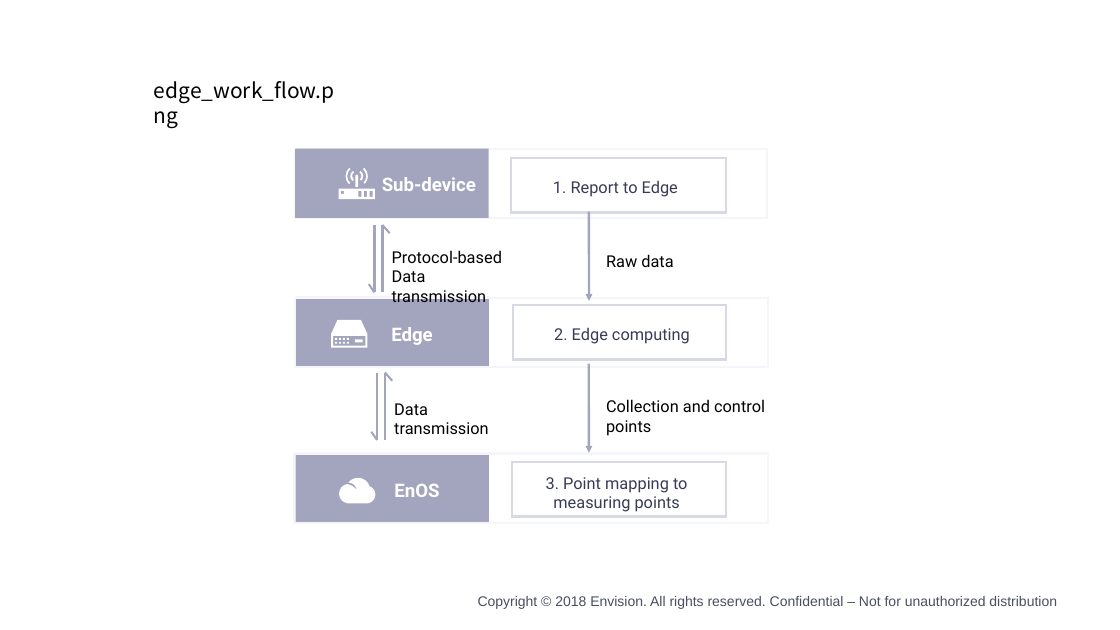
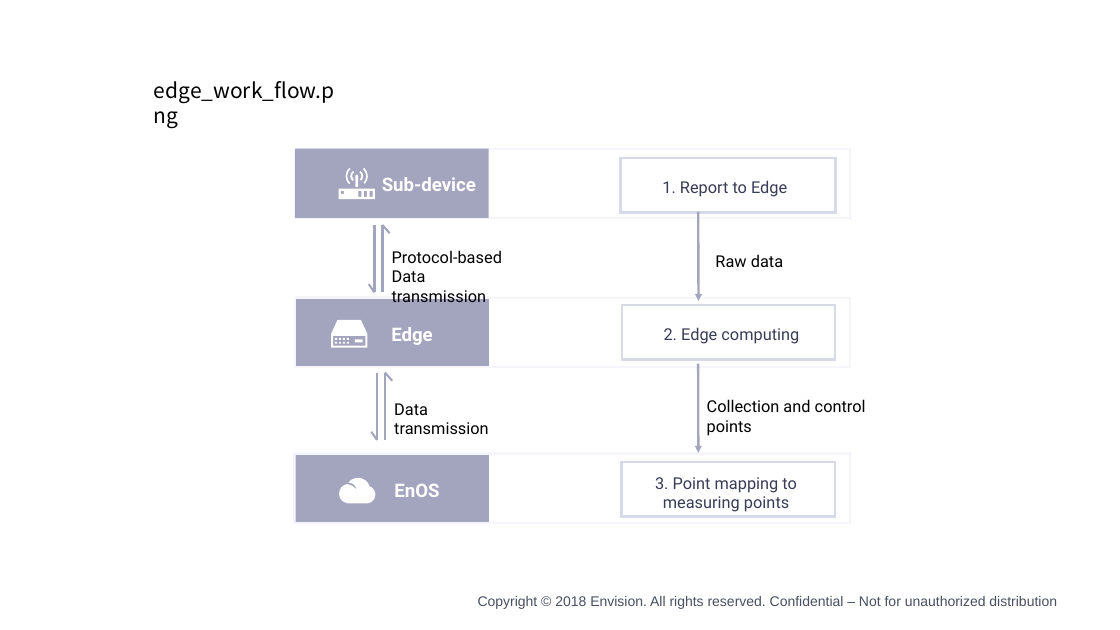
Before and after one commit to EnvisionDoc/enos_edge_en, a slide deck: slide 5 of media/edge.pptx. Drawn at 1120x630 pixels with LibreOffice and Linux fonts; fonts in the diff are those of the drawing; background and template pictures are left out. Boxes give left, top, right and bottom in pixels: in the first picture for what was removed or moved away, otherwise in the second. Text is boxed around its words. In the diff, an @@ line names an element or a change of style, - is before the commit and + after.

```diff
--- a/media/edge.pptx
+++ b/media/edge.pptx
@@ rectangle: place and size @@
-rectangle at (295,149,767,218)
+rectangle at (295,149,849,218)
@@ 4 texts, 3 rectangles, 2 arrows: place and size @@
-4 texts, 3 rectangles, 2 arrows at (512,158,727,517)
+4 texts, 3 rectangles, 2 arrows at (621,158,836,517)
@@ rectangle: place and size @@
-rectangle at (295,298,768,367)
+rectangle at (295,298,849,367)
@@ text "Collection and control points": place and size @@
-text "Collection and control points" at (606,399,765,436)
+text "Collection and control points" at (707,399,866,436)
@@ rectangle: place and size @@
-rectangle at (294,454,768,523)
+rectangle at (294,454,850,523)
```
Also in this commit, not shown: 2 other files.
